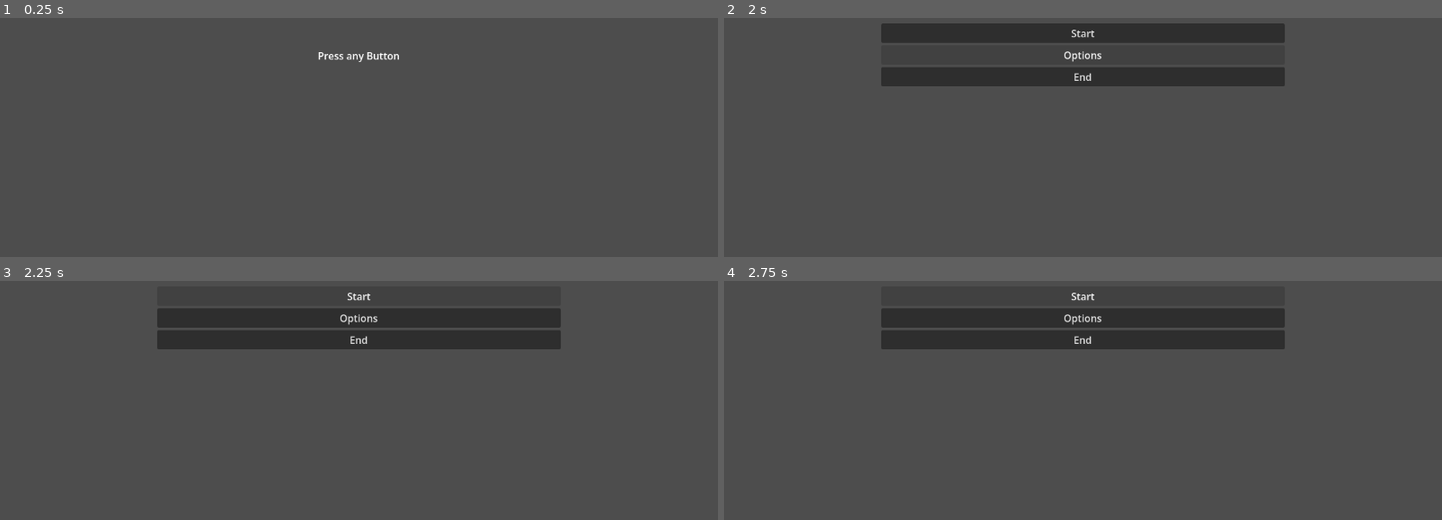
Above: before the commit, frames 1-4 (two rows, left to right).
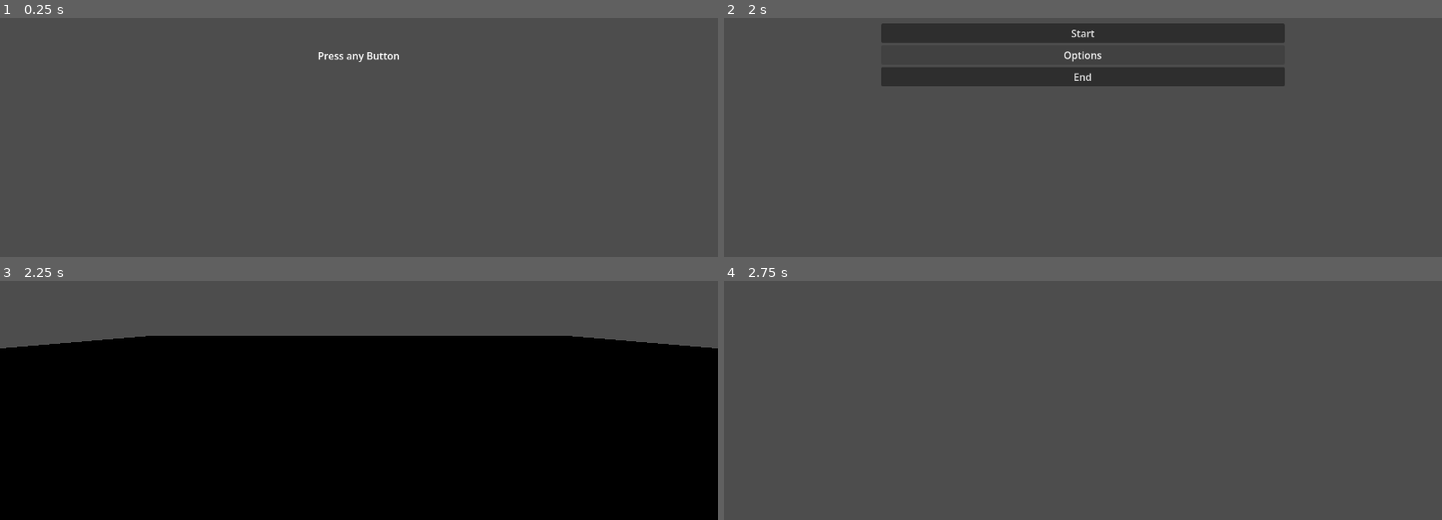
Above: after the commit, the same moments.

Repository: YvesPascalWecker/anti-fun
Game: Godot game, scene res://Menue.tscn
Same seed, same stepped clock (60 frames per second), same inputs: the game is played once before the commit and once after it.
Inputs (mouse positions are in pixels of both pictures, inside the frame that each line leads up to):
- Up to frame 1 (0.25 s): no input
- Up to frame 2 (2 s): tap Enter at 0.5 s; move the mouse to (1240, 34) at 0.52 s; hold D (move_right) 0.53-1.25 s; click "Options" at 1.25 s
- Up to frame 3 (2.25 s): click "Start" at 2 s
- Up to frame 4 (2.75 s): no input

Frames 1-2 are identical in both runs. In frame 3, 82% of the frame differs, in the area x 0-100%, y 4-100%; in frame 4, 8.9%.
Error after the commit: Invalid access to property or key 'resource_path' on a base object of type 'Nil'. (res://visible/code/menue_controller.gd:26)

Commit message:
Add: Menu Targets; EntryPoint for enemies

Diff:
--- a/Menue.tscn
+++ b/Menue.tscn
@@ -1,6 +1,7 @@
 [gd_scene format=3 uid="uid://cu47qmamhnlni"]
 
 [ext_resource type="Script" uid="uid://rrqfjfoax26a" path="res://visible/code/menue_controller.gd" id="1_in16k"]
+[ext_resource type="PackedScene" uid="uid://sb87gk6wv43n" path="res://welt.tscn" id="2_hxe85"]
 
 [node name="Menue" type="Control" unique_id=727166634]
 layout_mode = 3
@@ -10,6 +11,7 @@
 grow_horizontal = 2
 grow_vertical = 2
 script = ExtResource("1_in16k")
+start_scean = ExtResource("2_hxe85")
 
 [node name="AspectRatioContainer" type="AspectRatioContainer" parent="." unique_id=292076574]
 layout_mode = 1
--- a/visible/code/menue_controller.gd
+++ b/visible/code/menue_controller.gd
@@ -2,25 +2,28 @@
 extends Control
 
 @export_group("Scean Target")
-@export var start_scean:PackedScene ##Inharitate the targetet Start Scene e.g. the first level
-@export var option_scean:PackedScene ##Inharitate the targetet Option Scene
+@export var start_scean : PackedScene ##Inharitate the targetet Start Scene e.g. the first level
+@export var option_scean : PackedScene  ##Inharitate the targetet Option Scene
 @export_group("")
+
 
 func _ready() -> void:
 	%SplashScreen.visible = true
 	%"V-SortStartMenue".visible = false
+
 
 func _process(_delta: float) -> void:
 	if %SplashScreen.visible and Input.is_anything_pressed():
 		%SplashScreen.visible = false
 		%"V-SortStartMenue".visible = true
 
+
 func _on_start_button_pressed() -> void:
-	pass
+	get_tree().change_scene_to_file(start_scean.resource_path)
 
 
 func _on_options_button_pressed() -> void:
-	pass
+	get_tree().change_scene_to_file(option_scean.resource_path)
 
 
 func _on_end_button_pressed() -> void:
--- a/welt.tscn
+++ b/welt.tscn
@@ -1,8 +1,6 @@
 [gd_scene format=3 uid="uid://sb87gk6wv43n"]
 
 [ext_resource type="PackedScene" uid="uid://dk77cf05e0aqr" path="res://player.tscn" id="1_2weay"]
-
-[sub_resource type="WorldBoundaryShape3D" id="WorldBoundaryShape3D_idhvx"]
 
 [sub_resource type="PlaneMesh" id="PlaneMesh_2weay"]
 size = Vector2(40, 40)
@@ -12,7 +10,6 @@
 [node name="StaticBody3D" type="StaticBody3D" parent="." unique_id=1239821241]
 
 [node name="CollisionShape3D" type="CollisionShape3D" parent="StaticBody3D" unique_id=1150098740]
-shape = SubResource("WorldBoundaryShape3D_idhvx")
 
 [node name="MeshInstance3D" type="MeshInstance3D" parent="." unique_id=448748317]
 mesh = SubResource("PlaneMesh_2weay")
@@ -20,3 +17,10 @@
 [node name="Player" parent="." unique_id=327792399 instance=ExtResource("1_2weay")]
 transform = Transform3D(1, 0, 0, 0, 1, 0, 0, 0, 1, 0, 1.3080444, 0)
 mouse_sensitivity = 0.001
+
+[node name="Camera3D" parent="Player/Head" parent_id_path=PackedInt32Array(327792399, 97254667) index="0" unique_id=830207570]
+current = true
+
+[node name="EnemyEntryPoint" type="Node" parent="." unique_id=876581777]
+
+[editable path="Player"]
Not shown, changed: city.tscn
Renamed: city.fbx -> invisible/assets/models/city.fbx
Not shown, changed: invisible/assets/models/city.fbx.import
